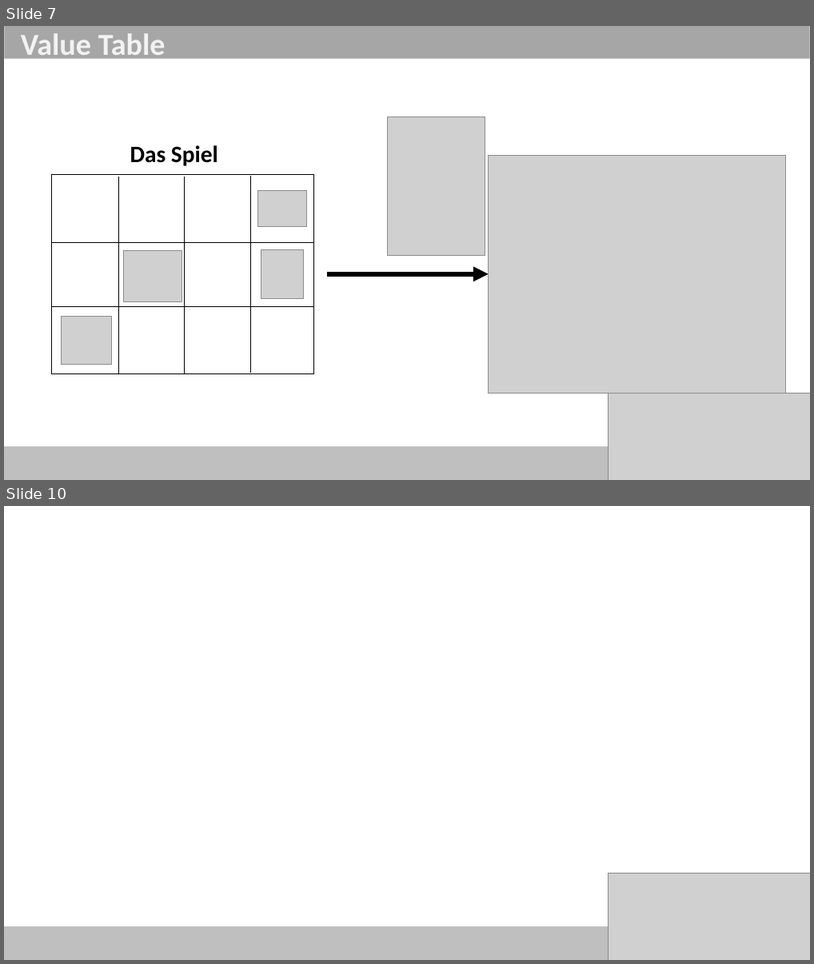
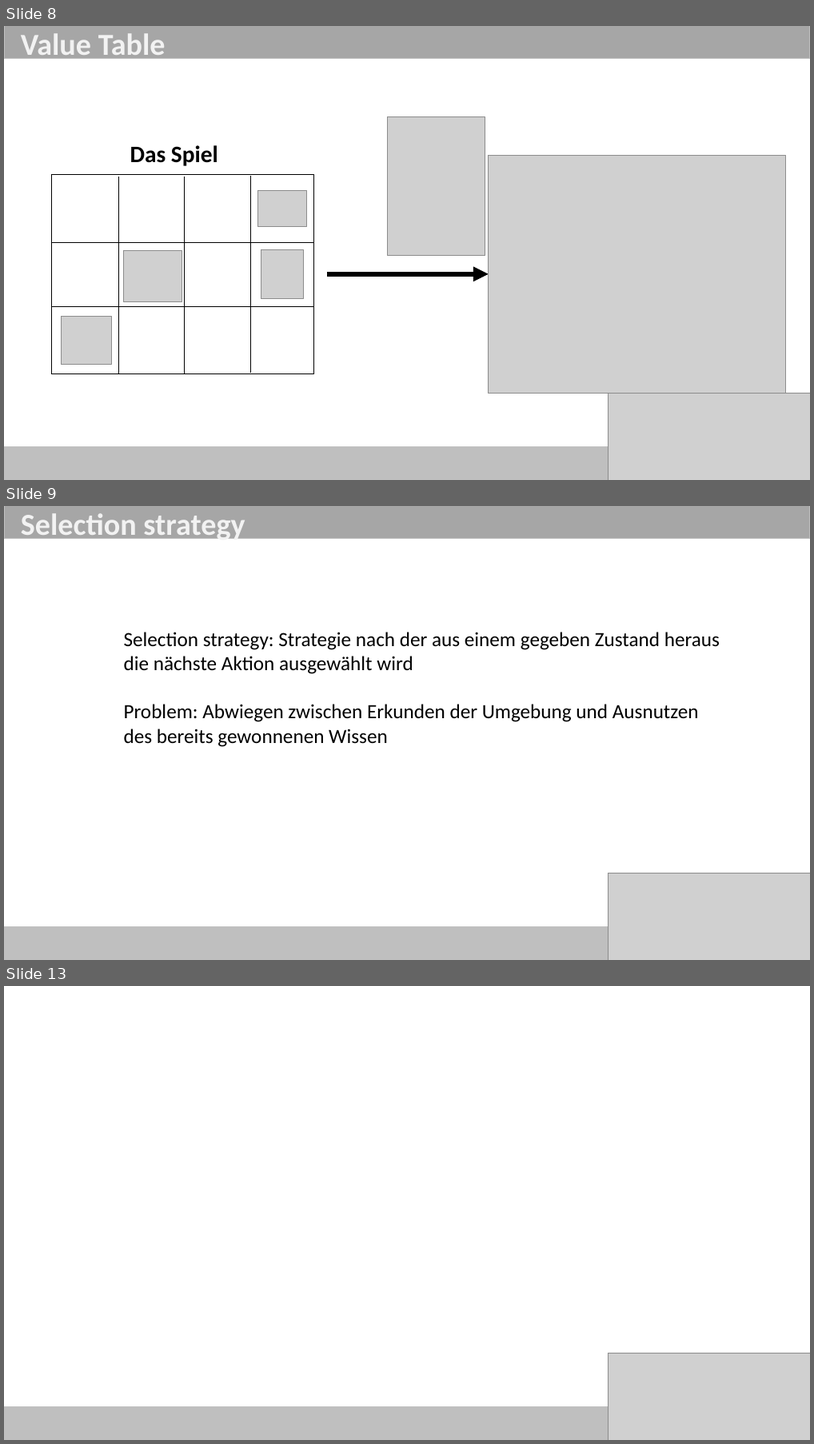
Before and after one commit to ob-algdatii-ss18/leistungsnachweis-firststeptoworlddomination, a slide deck: Reinforcement Learning.pptx. Shown one above the other, each under a label of ours: slides 7 and 10 before the commit, slides 8, 9 and 13 after it; the slides between them are not shown. The pictures are 814x964 and 814x1444 pixels, drawn with LibreOffice and Linux fonts; fonts in the diff are those of the drawing; grey boxes stand for pictures. Boxes give left, top, right and bottom in pixels: in the first picture for what was removed or moved away, otherwise in the second. Text is boxed around its words. In the diff, an @@ line names an element or a change of style, - is before the commit and + after.

```diff
--- a/Reinforcement Learning.pptx
+++ b/Reinforcement Learning.pptx
@@ slide 9 added at [4,506,810,960], background #FFFFFF @@
@@ rectangle added at [4,506,810,539], fill #A6A6A6, outline #BFBFBF 1 pt @@
@@ text added at [21,513,245,543], 36.3 pt, text #F2F2F2, bold @@
+Selection strategy
@@ text added at [124,632,720,747], 24 pt, text #000000 @@
+Selection strategy: Strategie nach der aus einem gegeben Zustand heraus die nächste Aktion ausgewählt wird
+Problem: Abwiegen zwischen Erkunden der Umgebung und Ausnutzen des bereits gewonnenen Wissen
@@ picture added at [608,872,810,960] @@
@@ rectangle added at [4,927,670,960], fill #BFBFBF, outline #BFBFBF 1 pt @@
@@ what was slide 7 is now slide 8 @@
@@ what was slide 10 is now slide 13 @@
```
Also in this commit, not shown: 2 slides changed, 2 other slides added.
